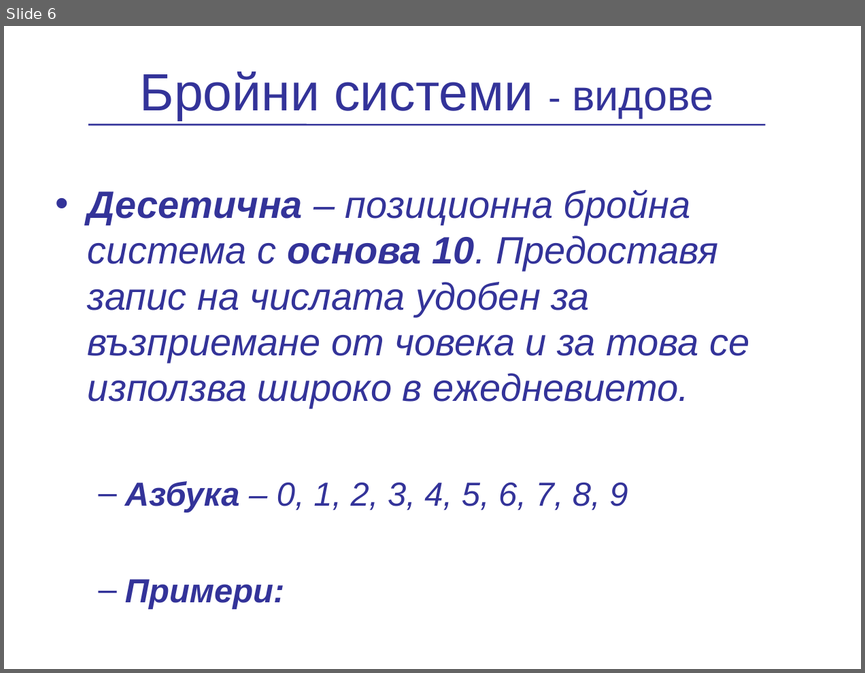
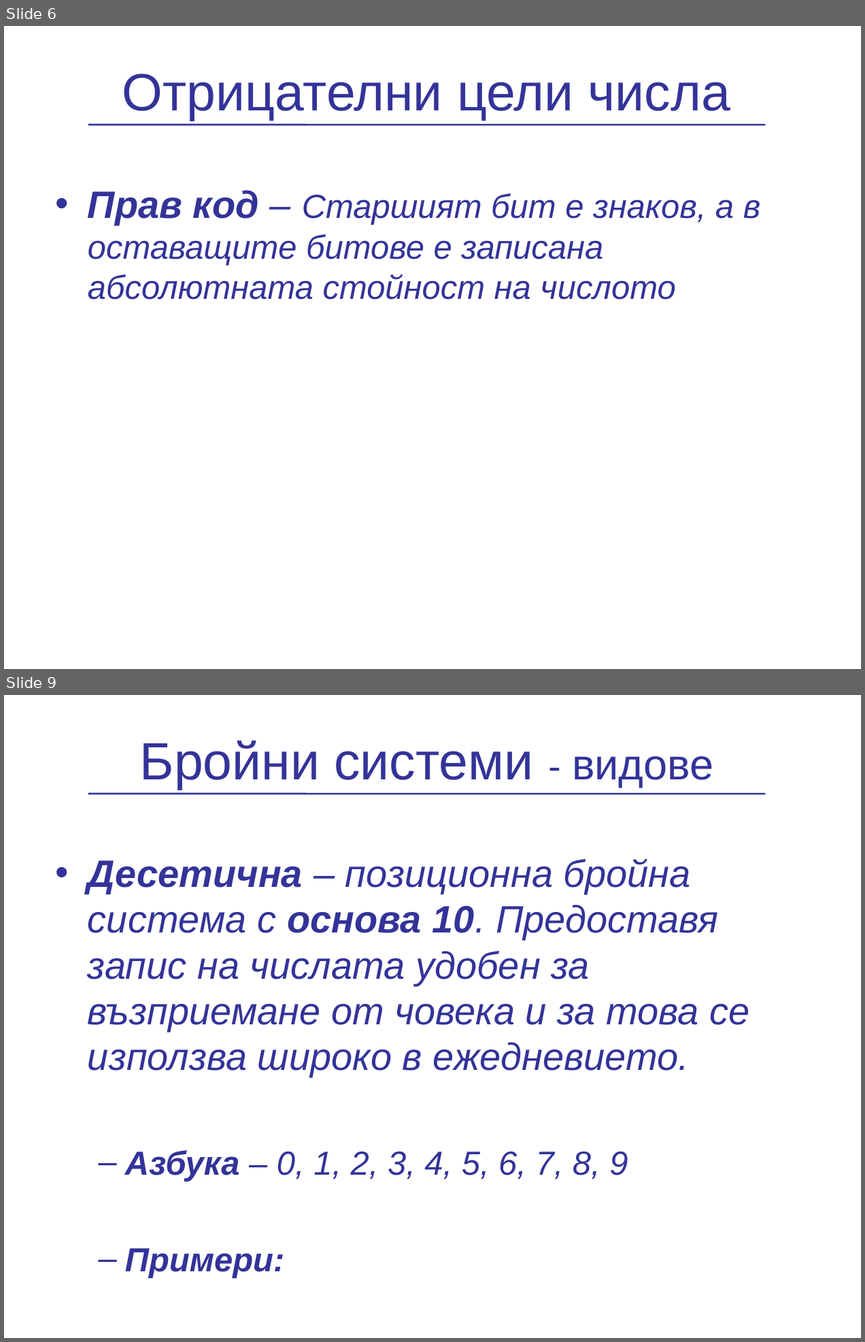
Before and after one commit to vpeevski/academy, a slide deck: Presentations/NumericalSystems/PredstavqneNaChislata.ppt. Shown one above the other, each under a label of ours: slide 6 before the commit, slides 6 and 9 after it; the slides between them are not shown. The pictures are 865x673 and 865x1342 pixels, drawn with LibreOffice and Linux fonts; fonts in the diff are those of the drawing; background and template pictures are left out. Boxes give left, top, right and bottom in pixels: in the first picture for what was removed or moved away, otherwise in the second. Text is boxed around its words. In the diff, an @@ line names an element or a change of style, - is before the commit and + after.

```diff
--- a/Presentations/NumericalSystems/PredstavqneNaChislata.ppt
+++ b/Presentations/NumericalSystems/PredstavqneNaChislata.ppt
@@ slide 6 added at [4, 26, 861, 669], background picture (left out) @@
@@ title added at [122, 74, 730, 121], 44 pt, text #333399 @@
+Отрицателни цели числа
@@ line added from (88, 125) to (765, 125), #333399 1.5 pt @@
@@ text added at [88, 190, 761, 299], 28 pt, text #333399, italic @@
+• Прав код – Старшият бит е знаков, а в оставащите битове е записана абсолютната стойност на числото
@@ what was slide 6 is now slide 9 @@
```
Also in this commit, not shown: 7 other slides added, 5 slides removed, 1 other file.
